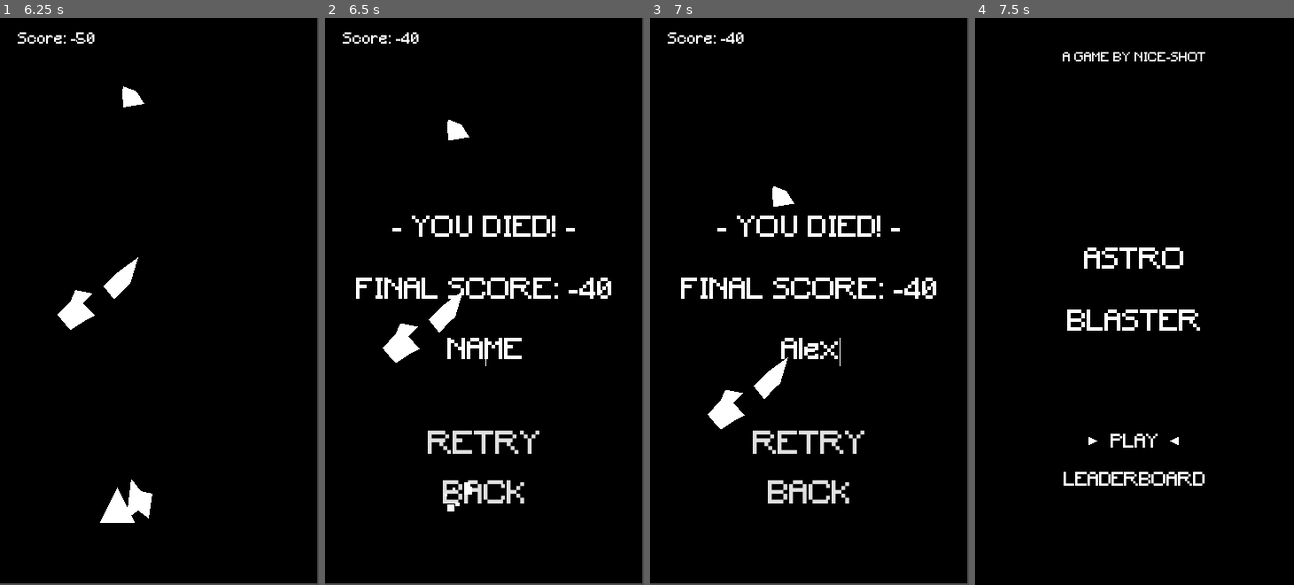
Above: before the commit, frames 1-4 (left to right).
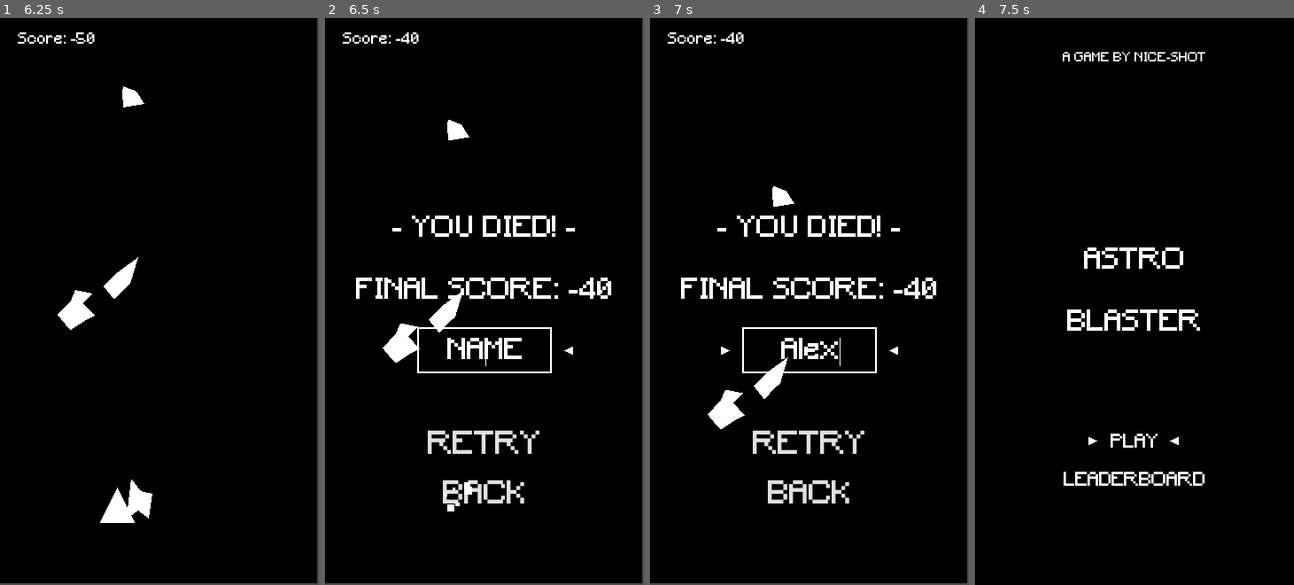
Above: after the commit, the same moments.

Repository: nice-shot/godot_shmup
Game: Godot game, scene res://scenes/main.tscn
The game is run twice, just before and just after one commit, with the same random seed, the same clock (stepped at 60 frames per second) and the same inputs.
Inputs (mouse positions are in pixels of both pictures, inside the frame that each line leads up to):
- Up to frame 1 (6.25 s): tap Enter (ui_accept) at 0.5, 0.77, 1.52, 3.02, 3.77, 4.52, 6.02 s; hold Right (ui_right) 0.53-1.28 s; hold Down (ui_down) 1.28-2.03 s; hold Right (ui_right) 2.03-2.78 s; hold Up (ui_up) 2.78-3.53 s; hold Left (ui_left) 3.53-5.03 s; hold Down (ui_down) 5.03-5.78 s; hold Right (ui_right) from 5.78 s (still down)
- Up to frame 2 (6.5 s): keep holding Right (ui_right)
- Up to frame 3 (7 s): release Right (ui_right) at 6.5 s; click (809, 352) at 6.52 s; type "Alex" at 6.6 s
- Up to frame 4 (7.5 s): click "BACK" at 7.25 s

Frame 1 is identical in both runs. In frame 2, 0.4% of the frame differs, in the area x 28-78%, y 54-63%; in frame 3, 0.4%, in the area x 22-78%, y 54-63%; in frame 4, nothing differs.

Commit message:
Added arrows to DeathMenu buttons and added box for name input

Diff:
--- a/scenes/game.tscn
+++ b/scenes/game.tscn
@@ -7,28 +7,35 @@
 [ext_resource path="res://fonts/main_font.tres" type="DynamicFont" id=5]
 [ext_resource path="res://scripts/death_menu.gd" type="Script" id=6]
 [ext_resource path="res://fonts/leaderboard_scores_font.tres" type="DynamicFont" id=7]
+[ext_resource path="res://scenes/selection_arrows.tscn" type="PackedScene" id=8]
 
 [sub_resource type="DynamicFont" id=1]
 size = 32
 font_data = ExtResource( 2 )
 
-[sub_resource type="StyleBoxEmpty" id=2]
-
-[sub_resource type="StyleBoxEmpty" id=3]
+[sub_resource type="StyleBoxEmpty" id=10]
+
+[sub_resource type="StyleBoxEmpty" id=9]
 
 [sub_resource type="DynamicFont" id=4]
 size = 32
 font_data = ExtResource( 2 )
 
-[sub_resource type="DynamicFont" id=5]
-size = 20
-font_data = ExtResource( 2 )
+[sub_resource type="StyleBoxEmpty" id=11]
+
+[sub_resource type="StyleBoxEmpty" id=14]
+
+[sub_resource type="StyleBoxEmpty" id=6]
 
 [sub_resource type="StyleBoxEmpty" id=7]
 
+[sub_resource type="StyleBoxEmpty" id=12]
+
+[sub_resource type="StyleBoxEmpty" id=15]
+
+[sub_resource type="StyleBoxEmpty" id=13]
+
 [sub_resource type="StyleBoxEmpty" id=8]
-
-[sub_resource type="StyleBoxEmpty" id=6]
 
 [node name="Game" type="Node"]
 script = ExtResource( 3 )
@@ -91,12 +98,12 @@
 anchor_top = 0.61
 anchor_right = 0.85
 anchor_bottom = 0.7
-margin_left = 1.36035
-margin_top = -41.8417
-margin_right = 1.36035
-margin_bottom = -41.8417
-custom_styles/focus = SubResource( 2 )
-custom_styles/normal = SubResource( 3 )
+margin_left = 45.0
+margin_top = -41.4
+margin_right = -42.0
+margin_bottom = -41.0
+custom_styles/focus = SubResource( 10 )
+custom_styles/normal = SubResource( 9 )
 custom_fonts/font = SubResource( 4 )
 custom_colors/font_color = Color( 1, 1, 1, 1 )
 align = 1
@@ -109,20 +116,22 @@
 "_edit_use_anchors_": false
 }
 
-[node name="DeathMessageLabel2" type="Label" parent="DeathMessage"]
-visible = false
-anchor_top = 1.0
-anchor_right = 1.0
-anchor_bottom = 1.0
-margin_top = -193.192
-margin_bottom = -148.192
-custom_fonts/font = SubResource( 5 )
-text = "Press RETURN to continue"
-align = 1
-valign = 1
-__meta__ = {
-"_edit_use_anchors_": false
-}
+[node name="EnterNameBorder" type="Line2D" parent="DeathMessage/EnterName"]
+position = Vector2( 81, 26 )
+points = PoolVector2Array( -75, -25, 75, -25, 75, 25, -75, 25, -75, -25 )
+width = 2.0
+default_color = Color( 1, 1, 1, 1 )
+begin_cap_mode = 1
+
+[node name="NameSelectionArrows" parent="DeathMessage/EnterName" instance=ExtResource( 8 )]
+visible = false
+position = Vector2( 81, 26.2694 )
+
+[node name="Left" parent="DeathMessage/EnterName/NameSelectionArrows" index="0"]
+position = Vector2( -100, 0 )
+
+[node name="Right" parent="DeathMessage/EnterName/NameSelectionArrows" index="1"]
+position = Vector2( 100, 0 )
 
 [node name="RetryBTN" type="Button" parent="DeathMessage"]
 anchor_top = 1.0
@@ -132,13 +141,25 @@
 margin_top = -181.0
 margin_right = -29.0
 margin_bottom = -133.0
-custom_styles/focus = SubResource( 7 )
-custom_styles/normal = SubResource( 8 )
+custom_styles/hover = SubResource( 11 )
+custom_styles/pressed = SubResource( 14 )
+custom_styles/focus = SubResource( 6 )
+custom_styles/normal = SubResource( 7 )
 custom_fonts/font = ExtResource( 7 )
 text = "RETRY"
 __meta__ = {
 "_edit_use_anchors_": false
 }
+
+[node name="RetrySelectionArrows" parent="DeathMessage/RetryBTN" instance=ExtResource( 8 )]
+visible = false
+position = Vector2( 150, 20.7299 )
+
+[node name="Left" parent="DeathMessage/RetryBTN/RetrySelectionArrows" index="0"]
+position = Vector2( -90, 0 )
+
+[node name="Right" parent="DeathMessage/RetryBTN/RetrySelectionArrows" index="1"]
+position = Vector2( 87, 0 )
 
 [node name="BackBTN" type="Button" parent="DeathMessage"]
 anchor_top = 1.0
@@ -148,11 +169,37 @@
 margin_top = -125.0
 margin_right = -29.0
 margin_bottom = -77.0
-custom_styles/normal = SubResource( 6 )
+custom_styles/hover = SubResource( 12 )
+custom_styles/pressed = SubResource( 15 )
+custom_styles/focus = SubResource( 13 )
+custom_styles/normal = SubResource( 8 )
 custom_fonts/font = ExtResource( 7 )
 text = "BACK"
 __meta__ = {
 "_edit_use_anchors_": false
 }
+
+[node name="BackSelectionArrows" parent="DeathMessage/BackBTN" instance=ExtResource( 8 )]
+visible = false
+position = Vector2( 150, 22.0671 )
+
+[node name="Left" parent="DeathMessage/BackBTN/BackSelectionArrows" index="0"]
+position = Vector2( -70, 0 )
+
+[node name="Right" parent="DeathMessage/BackBTN/BackSelectionArrows" index="1"]
+position = Vector2( 67, 0 )
+[connection signal="focus_entered" from="DeathMessage/EnterName" to="DeathMessage/EnterName/NameSelectionArrows" method="show"]
+[connection signal="focus_exited" from="DeathMessage/EnterName" to="DeathMessage/EnterName/NameSelectionArrows" method="hide"]
+[connection signal="text_entered" from="DeathMessage/EnterName" to="DeathMessage/RetryBTN" method="grab_focus"]
+[connection signal="focus_entered" from="DeathMessage/RetryBTN" to="DeathMessage/RetryBTN/RetrySelectionArrows" method="show"]
+[connection signal="focus_exited" from="DeathMessage/RetryBTN" to="DeathMessage/RetryBTN/RetrySelectionArrows" method="hide"]
 [connection signal="pressed" from="DeathMessage/RetryBTN" to="." method="_on_retry"]
+[connection signal="focus_entered" from="DeathMessage/BackBTN" to="DeathMessage/BackBTN/BackSelectionArrows" method="show"]
+[connection signal="focus_exited" from="DeathMessage/BackBTN" to="DeathMessage/BackBTN/BackSelectionArrows" method="hide"]
 [connection signal="pressed" from="DeathMessage/BackBTN" to="." method="_on_back"]
+
+[editable path="DeathMessage/EnterName/NameSelectionArrows"]
+
+[editable path="DeathMessage/RetryBTN/RetrySelectionArrows"]
+
+[editable path="DeathMessage/BackBTN/BackSelectionArrows"]
--- /dev/null
+++ b/scenes/selection_arrows.tscn
@@ -0,0 +1,13 @@
+[gd_scene format=2]
+
+[node name="SelectionArrows" type="Node2D"]
+
+[node name="Left" type="Polygon2D" parent="."]
+position = Vector2( -52, 0 )
+rotation = 1.5708
+polygon = PoolVector2Array( -5, 0, 5, 0, 0, -10 )
+
+[node name="Right" type="Polygon2D" parent="."]
+position = Vector2( 50, 0 )
+rotation = -1.5708
+polygon = PoolVector2Array( -5, 0, 5, 0, 0, -10 )
--- a/scripts/game_manager.gd
+++ b/scripts/game_manager.gd
@@ -51,6 +51,7 @@
     get_tree().reload_current_scene()
 
 func _on_back():
+    _upload_score()
     get_tree().change_scene("res://scenes/menu.tscn")
 
 
Not shown: 1 places in scenes/game.tscn that only renumber resources
